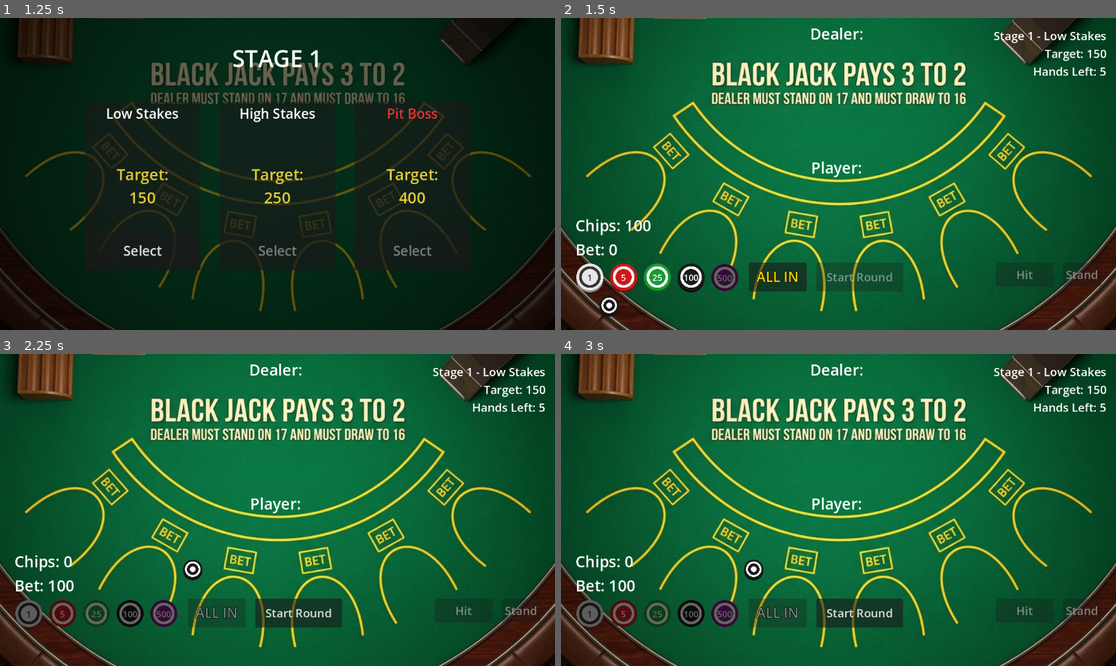
Above: before the commit, frames 1-4 (two rows, left to right).
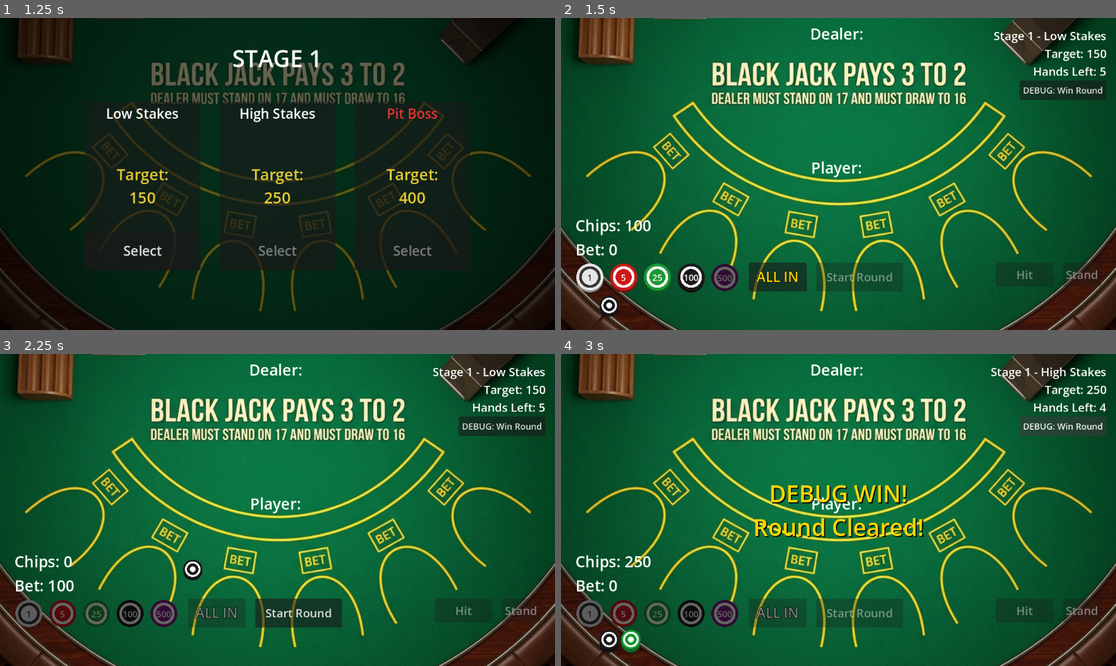
Above: after the commit, the same moments.

Repository: JustJirka/BlackJack
Game: Godot game, scene res://scenes/TitleScreen.tscn
Two runs of this game, one before a commit and one after it. Both use one fixed random seed, a clock stepped at 60 frames per second and the inputs below.
Inputs (mouse positions are in pixels of both pictures, inside the frame that each line leads up to):
- Up to frame 1 (1.25 s): click "PLAY" at 0.5 s
- Up to frame 2 (1.5 s): click "Select" at 1.25 s
- Up to frame 3 (2.25 s): click "ALL IN" at 2 s
- Up to frame 4 (3 s): click (1060, 425) at 2.75 s, where only the run after the commit has a clickable "DEBUG: Win Round"

Frame 1 is identical in both runs. In frame 2, 0.9% of the frame differs, in the area x 82-99%, y 20-27%; in frame 3, 0.9%; in frame 4, 4.2%, in the area x 6-99%, y 4-96%.

Commit message:
added shop

Diff:
--- a/black-jack/scenes/Main.tscn
+++ b/black-jack/scenes/Main.tscn
@@ -243,6 +243,19 @@
 Hands Left: 5"
 horizontal_alignment = 2
 
+[node name="DebugWinButton" type="Button" parent="CanvasLayer/UI"]
+layout_mode = 1
+anchors_preset = 1
+anchor_left = 1.0
+anchor_right = 1.0
+offset_left = -200.0
+offset_top = 130.0
+offset_right = -20.0
+offset_bottom = 170.0
+grow_horizontal = 0
+theme_override_font_sizes/font_size = 18
+text = "DEBUG: Win Round"
+
 [node name="ChipsLabel" type="Label" parent="CanvasLayer/UI"]
 layout_mode = 1
 anchors_preset = 2
@@ -256,6 +269,30 @@
 theme_override_font_sizes/font_size = 32
 text = "Chips: 100"
 
+[node name="PassivesContainer" type="HBoxContainer" parent="CanvasLayer/UI"]
+layout_mode = 1
+anchors_preset = 1
+anchor_left = 1.0
+anchor_right = 1.0
+offset_left = -600.0
+offset_top = 20.0
+offset_right = -400.0
+offset_bottom = 60.0
+grow_horizontal = 0
+theme_override_constants/separation = 20
+
+[node name="ConsumablesContainer" type="VBoxContainer" parent="CanvasLayer/UI"]
+layout_mode = 1
+anchors_preset = 4
+anchor_top = 0.5
+anchor_bottom = 0.5
+offset_left = 30.0
+offset_top = -150.0
+offset_right = 150.0
+offset_bottom = 150.0
+grow_vertical = 2
+theme_override_constants/separation = 10
+
 [node name="BetLabel" type="Label" parent="CanvasLayer/UI"]
 layout_mode = 1
 anchors_preset = 2
--- /dev/null
+++ b/black-jack/scenes/Shop.tscn
@@ -0,0 +1,159 @@
+[gd_scene load_steps=3 format=3 uid="uid://cxnmy5sxxvshop"]
+
+[ext_resource type="Script" path="res://scripts/Shop.gd" id="1_shop"]
+[ext_resource type="Texture2D" path="res://assets/blackjack_table_clean.png" id="2_bg"]
+
+[node name="Shop" type="Control"]
+layout_mode = 3
+anchors_preset = 15
+anchor_right = 1.0
+anchor_bottom = 1.0
+grow_horizontal = 2
+grow_vertical = 2
+script = ExtResource("1_shop")
+
+[node name="Background" type="TextureRect" parent="."]
+layout_mode = 1
+anchors_preset = 15
+anchor_right = 1.0
+anchor_bottom = 1.0
+grow_horizontal = 2
+grow_vertical = 2
+texture = ExtResource("2_bg")
+expand_mode = 1
+stretch_mode = 6
+modulate = Color(0.2, 0.2, 0.2, 1)
+
+[node name="TitleLabel" type="Label" parent="."]
+layout_mode = 1
+anchors_preset = 5
+anchor_left = 0.5
+anchor_right = 0.5
+offset_left = -200.0
+offset_top = 40.0
+offset_right = 200.0
+offset_bottom = 110.0
+grow_horizontal = 2
+theme_override_colors/font_color = Color(1, 0.84, 0, 1)
+theme_override_font_sizes/font_size = 54
+text = "THE SHOP"
+horizontal_alignment = 1
+
+[node name="CashLabel" type="Label" parent="."]
+layout_mode = 1
+offset_left = 40.0
+offset_top = 40.0
+offset_right = 240.0
+offset_bottom = 110.0
+theme_override_colors/font_color = Color(0.2, 0.9, 0.2, 1)
+theme_override_font_sizes/font_size = 48
+text = "Cash: $0"
+
+[node name="MainLayout" type="HBoxContainer" parent="."]
+layout_mode = 1
+anchors_preset = 8
+anchor_left = 0.5
+anchor_top = 0.5
+anchor_right = 0.5
+anchor_bottom = 0.5
+offset_left = -550.0
+offset_top = -200.0
+offset_right = 550.0
+offset_bottom = 200.0
+grow_horizontal = 2
+grow_vertical = 2
+theme_override_constants/separation = 100
+alignment = 1
+
+[node name="ItemsContainer" type="VBoxContainer" parent="MainLayout"]
+layout_mode = 2
+theme_override_constants/separation = 40
+
+[node name="PassiveSection" type="VBoxContainer" parent="MainLayout/ItemsContainer"]
+layout_mode = 2
+theme_override_constants/separation = 10
+
+[node name="Label" type="Label" parent="MainLayout/ItemsContainer/PassiveSection"]
+layout_mode = 2
+theme_override_font_sizes/font_size = 32
+text = "Passive Items"
+horizontal_alignment = 1
+
+[node name="HBoxContainer" type="HBoxContainer" parent="MainLayout/ItemsContainer/PassiveSection"]
+layout_mode = 2
+alignment = 1
+theme_override_constants/separation = 20
+
+[node name="Panel1" type="Panel" parent="MainLayout/ItemsContainer/PassiveSection/HBoxContainer"]
+custom_minimum_size = Vector2(150, 150)
+layout_mode = 2
+
+[node name="Panel2" type="Panel" parent="MainLayout/ItemsContainer/PassiveSection/HBoxContainer"]
+custom_minimum_size = Vector2(150, 150)
+layout_mode = 2
+
+[node name="ConsumablesSection" type="VBoxContainer" parent="MainLayout/ItemsContainer"]
+layout_mode = 2
+theme_override_constants/separation = 10
+
+[node name="Label" type="Label" parent="MainLayout/ItemsContainer/ConsumablesSection"]
+layout_mode = 2
+theme_override_font_sizes/font_size = 32
+text = "Consumables"
+horizontal_alignment = 1
+
+[node name="HBoxContainer" type="HBoxContainer" parent="MainLayout/ItemsContainer/ConsumablesSection"]
+layout_mode = 2
+alignment = 1
+theme_override_constants/separation = 20
+
+[node name="Panel1" type="Panel" parent="MainLayout/ItemsContainer/ConsumablesSection/HBoxContainer"]
+custom_minimum_size = Vector2(120, 150)
+layout_mode = 2
+
+[node name="Panel2" type="Panel" parent="MainLayout/ItemsContainer/ConsumablesSection/HBoxContainer"]
+custom_minimum_size = Vector2(120, 150)
+layout_mode = 2
+
+[node name="MysteryBoxesSection" type="VBoxContainer" parent="MainLayout"]
+layout_mode = 2
+theme_override_constants/separation = 10
+
+[node name="Label" type="Label" parent="MainLayout/MysteryBoxesSection"]
+layout_mode = 2
+theme_override_font_sizes/font_size = 32
+text = "Mystery Boxes"
+horizontal_alignment = 1
+
+[node name="VBoxContainer" type="VBoxContainer" parent="MainLayout/MysteryBoxesSection"]
+layout_mode = 2
+alignment = 1
+theme_override_constants/separation = 20
+
+[node name="Box1" type="Panel" parent="MainLayout/MysteryBoxesSection/VBoxContainer"]
+custom_minimum_size = Vector2(180, 100)
+layout_mode = 2
+
+[node name="Box2" type="Panel" parent="MainLayout/MysteryBoxesSection/VBoxContainer"]
+custom_minimum_size = Vector2(180, 100)
+layout_mode = 2
+
+[node name="Box3" type="Panel" parent="MainLayout/MysteryBoxesSection/VBoxContainer"]
+custom_minimum_size = Vector2(180, 100)
+layout_mode = 2
+
+[node name="NextButton" type="Button" parent="."]
+layout_mode = 1
+anchors_preset = 7
+anchor_left = 0.5
+anchor_top = 1.0
+anchor_right = 0.5
+anchor_bottom = 1.0
+offset_left = -125.0
+offset_top = -120.0
+offset_right = 125.0
+offset_bottom = -50.0
+grow_horizontal = 2
+grow_vertical = 0
+theme_override_font_sizes/font_size = 32
+text = "Next Round"
--- /dev/null
+++ b/black-jack/scenes/Summary.tscn
@@ -0,0 +1,79 @@
+[gd_scene format=3 uid="uid://c5f2g4h6j7k8"]
+
+[ext_resource type="Script" path="res://scripts/Summary.gd" id="1_sum"]
+[ext_resource type="Texture2D" path="res://assets/blackjack_table_clean.png" id="2_bg"]
+
+[node name="Summary" type="Control"]
+layout_mode = 3
+anchors_preset = 15
+anchor_right = 1.0
+anchor_bottom = 1.0
+grow_horizontal = 2
+grow_vertical = 2
+script = ExtResource("1_sum")
+
+[node name="Background" type="TextureRect" parent="."]
+layout_mode = 1
+anchors_preset = 15
+anchor_right = 1.0
+anchor_bottom = 1.0
+grow_horizontal = 2
+grow_vertical = 2
+texture = ExtResource("2_bg")
+expand_mode = 1
+stretch_mode = 6
+modulate = Color(0.3, 0.3, 0.3, 1)
+
+[node name="TitleLabel" type="Label" parent="."]
+layout_mode = 1
+anchors_preset = 5
+anchor_left = 0.5
+anchor_right = 0.5
+offset_left = -300.0
+offset_top = 40.0
+offset_right = 300.0
+offset_bottom = 110.0
+grow_horizontal = 2
+theme_override_colors/font_color = Color(1, 0.84, 0, 1)
+theme_override_font_sizes/font_size = 54
+text = "ROUND SUMMARY"
+horizontal_alignment = 1
+
+[node name="SummaryLabel" type="Label" parent="."]
+layout_mode = 1
+anchors_preset = 8
+anchor_left = 0.5
+anchor_top = 0.5
+anchor_right = 0.5
+anchor_bottom = 0.5
+offset_left = -300.0
+offset_top = -150.0
+offset_right = 300.0
+offset_bottom = 100.0
+grow_horizontal = 2
+grow_vertical = 2
+theme_override_font_sizes/font_size = 32
+text = "ROUND CLEARED!
+
+Base Reward: $5
+Hands Left: $0
+Extra Chips: $0
+----------------
+Total Cash: $5"
+horizontal_alignment = 1
+
+[node name="NextButton" type="Button" parent="."]
+layout_mode = 1
+anchors_preset = 7
+anchor_left = 0.5
+anchor_top = 1.0
+anchor_right = 0.5
+anchor_bottom = 1.0
+offset_left = -125.0
+offset_top = -120.0
+offset_right = 125.0
+offset_bottom = -50.0
+grow_horizontal = 2
+grow_vertical = 0
+theme_override_font_sizes/font_size = 32
+text = "To Shop"
--- a/black-jack/scripts/GameManager.gd
+++ b/black-jack/scripts/GameManager.gd
@@ -12,6 +12,7 @@
 var dealer_hand: Hand
 
 var current_bet: int = 0
+var is_all_in: bool = false
 var hands_played: int = 0
 
 enum GameState { BETTING, PLAYER_TURN, DEALER_TURN, GAME_OVER }
@@ -60,6 +61,36 @@
 		else:
 			state = GameState.PLAYER_TURN
 			turn_changed.emit(true)
+
+func use_consumable(type: String):
+	if state != GameState.PLAYER_TURN and state != GameState.BETTING:
+		return
+
+	match type:
+		"XRAY":
+			if deck.cards.size() > 0:
+				var next_card = deck.cards[-1]
+				game_over.emit("X-Ray Vision:\nNext card is " + str(next_card.rank) + " of " + str(next_card.suit))
+		"SHREDDER":
+			if state == GameState.PLAYER_TURN and player_hand.cards.size() > 0:
+				player_hand.cards.pop_back()
+				hand_updated.emit(player_hand, dealer_hand)
+		"HEART_STICKER":
+			player_hand.score_modifier += 1
+			hand_updated.emit(player_hand, dealer_hand)
+		"REWIND":
+			if state == GameState.PLAYER_TURN:
+				RunState.chips += current_bet # Refund
+				current_bet = 0
+				player_hand.clear()
+				dealer_hand.clear()
+				hand_updated.emit(player_hand, dealer_hand)
+				state = GameState.BETTING
+				turn_changed.emit(true)
+		"POCKETWATCH":
+			RunState.current_round = 1
+			RunState.target_chips = RunState.get_current_target()
+			round_info_updated.emit(RunState.current_stage, RunState.current_round, RunState.get_current_target(), RunState.max_hands - hands_played)
 
 func hit():
 	if state == GameState.PLAYER_TURN:
@@ -113,8 +144,14 @@
 			RunState.chips += current_bet * 2
 	elif "Push" in message:
 		RunState.chips += current_bet
+	else:
+		if is_all_in and RunState.passives.has("ALL_OR_NOTHING") and not RunState.all_in_protection_used:
+			RunState.chips += current_bet
+			message += "\n(All or Nothing Saved You!)"
+			RunState.all_in_protection_used = true
 
 	current_bet = 0
+	is_all_in = false
 	hands_played += 1
 
 	var round_cleared = false
@@ -122,6 +159,7 @@
 
 	if RunState.chips >= RunState.get_current_target():
 		message += "\nRound Cleared!"
+		RunState.calculate_payout(RunState.get_current_target(), hands_played)
 		RunState.advance_round()
 		round_cleared = true
 	elif hands_played >= RunState.max_hands:
@@ -143,7 +181,7 @@
 		if round_failed:
 			get_tree().change_scene_to_file("res://scenes/TitleScreen.tscn")
 		else:
-			get_tree().change_scene_to_file("res://scenes/BlindSelect.tscn")
+			get_tree().change_scene_to_file("res://scenes/Summary.tscn")
 		return
 
 	# Reset to betting state
--- a/black-jack/scripts/Hand.gd
+++ b/black-jack/scripts/Hand.gd
@@ -2,29 +2,38 @@
 extends Node
 
 var cards: Array[Card] = []
+var score_modifier: int = 0
 
 func add_card(card: Card):
 	cards.append(card)
 
 func clear():
 	cards.clear()
+	score_modifier = 0
 
 # Calculates the best score (closest to 21 without busting)
 func get_score() -> int:
 	var score = 0
 	var aces = 0
 
+	var big_sale = RunState.passives.has("BIG_SALE")
+
 	for card in cards:
 		var val = card.get_blackjack_value()
+		if big_sale:
+			val = int(val / 2.0)
 		score += val
 		if card.rank == Card.Rank.ACE:
 			aces += 1
 
 	while score > 21 and aces > 0:
-		score -= 10
+		if big_sale:
+			score -= 5
+		else:
+			score -= 10
 		aces -= 1
 
-	return score
+	return score + score_modifier
 
 func is_busted() -> bool:
 	return get_score() > 21
--- a/black-jack/scripts/RunState.gd
+++ b/black-jack/scripts/RunState.gd
@@ -4,6 +4,18 @@
 var current_stage: int = 1
 var current_round: int = 1 # 1: Small, 2: Big, 3: Boss
 var max_hands: int = 5
+
+var money: int = 0
+var last_payout_base: int = 0
+var last_payout_hands: int = 0
+var last_payout_excess: int = 0
+
+var consumables: Array = []
+var max_consumables: int = 2
+
+var passives: Array = []
+var max_passives: int = 5
+var all_in_protection_used: bool = false
 
 func get_target(stage, round_idx) -> int:
 	var stage_multiplier = 1.0 + (stage - 1) * 0.5
@@ -23,7 +35,26 @@
 		current_round = 1
 		current_stage += 1
 
+	all_in_protection_used = false
+
 func reset_run():
 	chips = 100
 	current_stage = 1
 	current_round = 1
+	money = 0
+	passives.clear()
+	consumables.clear()
+	all_in_protection_used = false
+
+func calculate_payout(target: int, hands_played: int):
+	last_payout_base = 5
+	if passives.has("SAVINGS"):
+		last_payout_base += 5
+	last_payout_hands = max(0, max_hands - hands_played) * 1
+	var excess = chips - target
+	last_payout_excess = int(excess / 50.0)
+	if last_payout_excess < 0:
+		last_payout_excess = 0
+
+	var total = last_payout_base + last_payout_hands + last_payout_excess
+	money += total
--- /dev/null
+++ b/black-jack/scripts/Shop.gd
@@ -0,0 +1,72 @@
+extends Control
+
+var consumables_db = [
+	{"id": "XRAY", "name": "X-Ray", "cost": 3, "desc": "See the next card"},
+	{"id": "SHREDDER", "name": "Shredder", "cost": 4, "desc": "Delete last drawn card"},
+	{"id": "HEART_STICKER", "name": "Heart Sticker", "cost": 3, "desc": "+1 to hand score"},
+	{"id": "REWIND", "name": "Rewind", "cost": 5, "desc": "Refund and reset hand"},
+	{"id": "POCKETWATCH", "name": "Pocketwatch", "cost": 5, "desc": "Reset current stake"}
+]
+
+var passives_db = [
+	{"id": "SAVINGS", "name": "Savings Account", "cost": 8, "desc": "+$5 cash when round is cleared"},
+	{"id": "BIG_SALE", "name": "Big Sale", "cost": 10, "desc": "All cards count as half value"},
+	{"id": "ALL_OR_NOTHING", "name": "All or Nothing", "cost": 12, "desc": "Going ALL IN refunds chips on loss once per blind"}
+]
+
+@onready var consumables_container = $MainLayout/ItemsContainer/ConsumablesSection/HBoxContainer
+@onready var passives_container = $MainLayout/ItemsContainer/PassiveSection/HBoxContainer
+
+func _ready():
+	update_cash_display()
+	$NextButton.pressed.connect(_on_next_pressed)
+
+	# Clear placeholders
+	for child in consumables_container.get_children():
+		consumables_container.remove_child(child)
+		child.queue_free()
+	for child in passives_container.get_children():
+		passives_container.remove_child(child)
+		child.queue_free()
+
+	# Populate shop with random items
+	var rng = RandomNumberGenerator.new()
+	rng.randomize()
+
+	for i in range(2): # 2 consumables in shop
+		var item = consumables_db[rng.randi() % consumables_db.size()]
+		var btn = Button.new()
+		btn.custom_minimum_size = Vector2(140, 150)
+		btn.text = item.name + "\n$" + str(item.cost) + "\n\n" + item.desc
+		btn.add_theme_font_size_override("font_size", 14)
+		btn.pressed.connect(func(): _on_buy_consumable(item, btn))
+		consumables_container.add_child(btn)
+
+	for i in range(2): # 2 passives in shop
+		var item = passives_db[rng.randi() % passives_db.size()]
+		var btn = Button.new()
+		btn.custom_minimum_size = Vector2(140, 150)
+		btn.text = item.name + "\n$" + str(item.cost) + "\n\n" + item.desc
+		btn.add_theme_font_size_override("font_size", 14)
+		btn.pressed.connect(func(): _on_buy_passive(item, btn))
+		passives_container.add_child(btn)
+
+func update_cash_display():
+	$CashLabel.text = "Cash: $" + str(RunState.money)
+
+func _on_buy_consumable(item, btn: Button):
+	if RunState.money >= item.cost and RunState.consumables.size() < RunState.max_consumables:
+		RunState.money -= item.cost
+		RunState.consumables.append(item.id)
+		update_cash_display()
+		btn.queue_free() # Remove from shop
+
+func _on_buy_passive(item, btn: Button):
+	if RunState.money >= item.cost and not RunState.passives.has(item.id) and RunState.passives.size() < RunState.max_passives:
+		RunState.money -= item.cost
+		RunState.passives.append(item.id)
+		update_cash_display()
+		btn.queue_free() # Remove from shop
+
+func _on_next_pressed():
+	get_tree().change_scene_to_file("res://scenes/BlindSelect.tscn")
--- /dev/null
+++ b/black-jack/scripts/Summary.gd
@@ -0,0 +1,14 @@
+extends Control
+
+func _ready():
+	$SummaryLabel.text = "ROUND CLEARED!\n\n" + \
+		"Base Reward: $" + str(RunState.last_payout_base) + "\n" + \
+		"Hands Left: $" + str(RunState.last_payout_hands) + "\n" + \
+		"Extra Chips: $" + str(RunState.last_payout_excess) + "\n" + \
+		"----------------\n" + \
+		"Total Cash: $" + str(RunState.money)
+
+	$NextButton.pressed.connect(_on_next_pressed)
+
+func _on_next_pressed():
+	get_tree().change_scene_to_file("res://scenes/Shop.tscn")
--- a/black-jack/scripts/UI.gd
+++ b/black-jack/scripts/UI.gd
@@ -23,6 +23,8 @@
 ]
 @onready var all_in_button = $AllInButton
 @onready var start_button = $StartRoundButton
+@onready var debug_win_button = $DebugWinButton
+@onready var consumables_container = $ConsumablesContainer
 
 func _ready():
 	game_manager.hand_updated.connect(_on_hand_updated)
@@ -37,8 +39,43 @@
 		btn.pressed.connect(func(): _on_chip_bet_pressed(btn.chip_value))
 	all_in_button.pressed.connect(_on_all_in_pressed)
 	start_button.pressed.connect(_on_start_pressed)
+	debug_win_button.pressed.connect(_on_debug_win_pressed)
 
 	chips_visualizer.update_chips(RunState.chips, game_manager.current_bet)
+	_update_consumables_ui()
+	_update_passives_ui()
+
+func _update_passives_ui():
+	var passives_container = $PassivesContainer
+	if not passives_container:
+		return
+	for child in passives_container.get_children():
+		child.queue_free()
+
+	for i in range(RunState.passives.size()):
+		var p_id = RunState.passives[i]
+		var l = Label.new()
+		l.text = "[ " + str(p_id).capitalize() + " ]"
+		l.add_theme_font_size_override("font_size", 18)
+		l.add_theme_color_override("font_color", Color(1.0, 0.5, 0.0))
+		passives_container.add_child(l)
+
+func _update_consumables_ui():
+	for child in consumables_container.get_children():
+		child.queue_free()
+
+	for i in range(RunState.consumables.size()):
+		var consumable_id = RunState.consumables[i]
+		var btn = Button.new()
+		btn.text = str(consumable_id).capitalize()
+		btn.custom_minimum_size = Vector2(120, 40)
+		btn.pressed.connect(func(): _on_consumable_pressed(i, consumable_id))
+		consumables_container.add_child(btn)
+
+func _on_consumable_pressed(index: int, id: String):
+	game_manager.use_consumable(id)
+	RunState.consumables.remove_at(index)
+	_update_consumables_ui()
 
 func _on_hand_updated(player_hand, dealer_hand):
 	var card_scene = preload("res://scenes/CardVisual.tscn")
@@ -135,6 +172,7 @@
 
 func _on_all_in_pressed():
 	if RunState.chips > 0:
+		game_manager.is_all_in = true
 		game_manager.place_bet(RunState.chips)
 		message_label.text = ""
 
@@ -145,6 +183,10 @@
 	game_manager.start_round()
 	update_buttons()
 
+func _on_debug_win_pressed():
+	RunState.chips = RunState.get_current_target() + 100
+	game_manager.end_round("DEBUG WIN!")
+
 func update_buttons():
 	var state = game_manager.state
 	hit_button.disabled = state != game_manager.GameState.PLAYER_TURN
Not shown, added: black-jack/scripts/Shop.gd.uid
Not shown, added: black-jack/scripts/Summary.gd.uid
